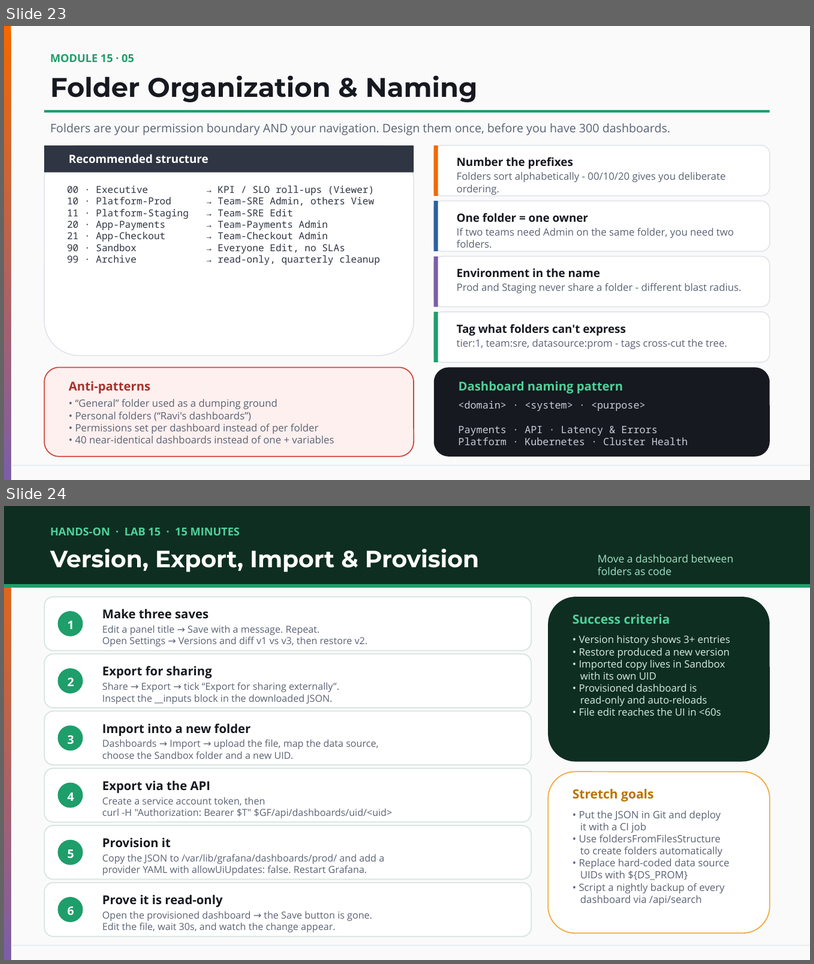
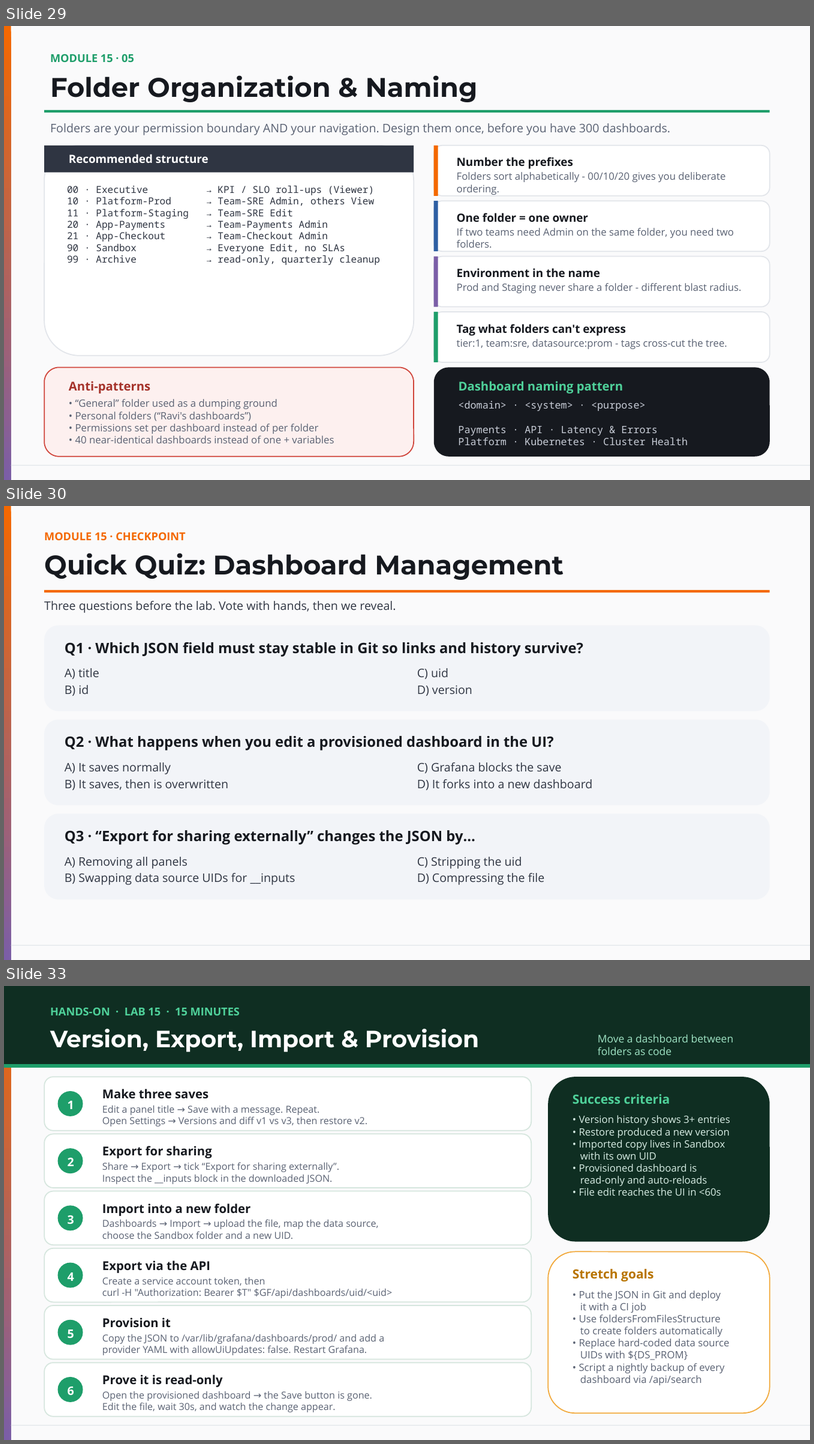
Before and after one commit to vikash-verma-profile/garfana-August-2026, a slide deck: Day-4/Day-4.pptx. Shown one above the other, each under a label of ours: slides 23 and 24 before the commit, slides 29, 30 and 33 after it; the slides between them are not shown. The pictures are 814x964 and 814x1444 pixels, drawn with LibreOffice and Linux fonts; fonts in the diff are those of the drawing. Boxes give left, top, right and bottom in pixels: in the first picture for what was removed or moved away, otherwise in the second. Text is boxed around its words. In the diff, an @@ line names an element or a change of style, - is before the commit and + after.

```diff
--- a/Day-4/Day-4.pptx
+++ b/Day-4/Day-4.pptx
@@ slide 30 added at box(4, 506, 810, 960), background #FAFAFB; not listed: 2 template elements that a slide beside it also shows @@
@@ text added at box(44, 532, 185, 540), 13 pt, text #F46800, bold @@
+MODULE 15 · CHECKPOINT
@@ text added at box(44, 553, 564, 580), 32 pt, text #16191F, bold @@
+Quick Quiz: Dashboard Management
@@ rectangle added at box(45, 590, 770, 592), fill #F46800 @@
@@ text added at box(44, 601, 396, 613), 14 pt, text #2F3542 @@
+Three questions before the lab. Vote with hands, then we reveal.
@@ rounded rectangle added at box(45, 625, 770, 711), fill #F2F4F8 @@
@@ text added at box(65, 642, 584, 657), 17 pt, text #16191F, bold @@
+Q1 · Which JSON field must stay stable in Git so links and history survive?
@@ text added at box(65, 668, 99, 696), 14 pt, text #2F3542 @@
+A) title
+B) id
@@ text added at box(417, 668, 473, 696), 14 pt, text #2F3542 @@
+C) uid
+D) version
@@ rounded rectangle added at box(45, 720, 770, 805), fill #F2F4F8 @@
@@ text added at box(65, 736, 554, 750), 17 pt, text #16191F, bold @@
+Q2 · What happens when you edit a provisioned dashboard in the UI?
@@ text added at box(65, 762, 228, 790), 14 pt, text #2F3542 @@
+A) It saves normally
+B) It saves, then is overwritten
@@ text added at box(417, 762, 593, 790), 14 pt, text #2F3542 @@
+C) Grafana blocks the save
+D) It forks into a new dashboard
@@ rounded rectangle added at box(45, 813, 770, 899), fill #F2F4F8 @@
@@ text added at box(65, 829, 476, 844), 17 pt, text #16191F, bold @@
+Q3 · “Export for sharing externally” changes the JSON by…
@@ text added at box(65, 856, 296, 885), 14 pt, text #2F3542 @@
+A) Removing all panels
+B) Swapping data source UIDs for __inputs
@@ text added at box(417, 856, 545, 885), 14 pt, text #2F3542 @@
+C) Stripping the uid
+D) Compressing the file
@@ what was slide 23 is now slide 29 @@
@@ what was slide 24 is now slide 33 @@
```
Also in this commit, not shown: 11 other slides added.
